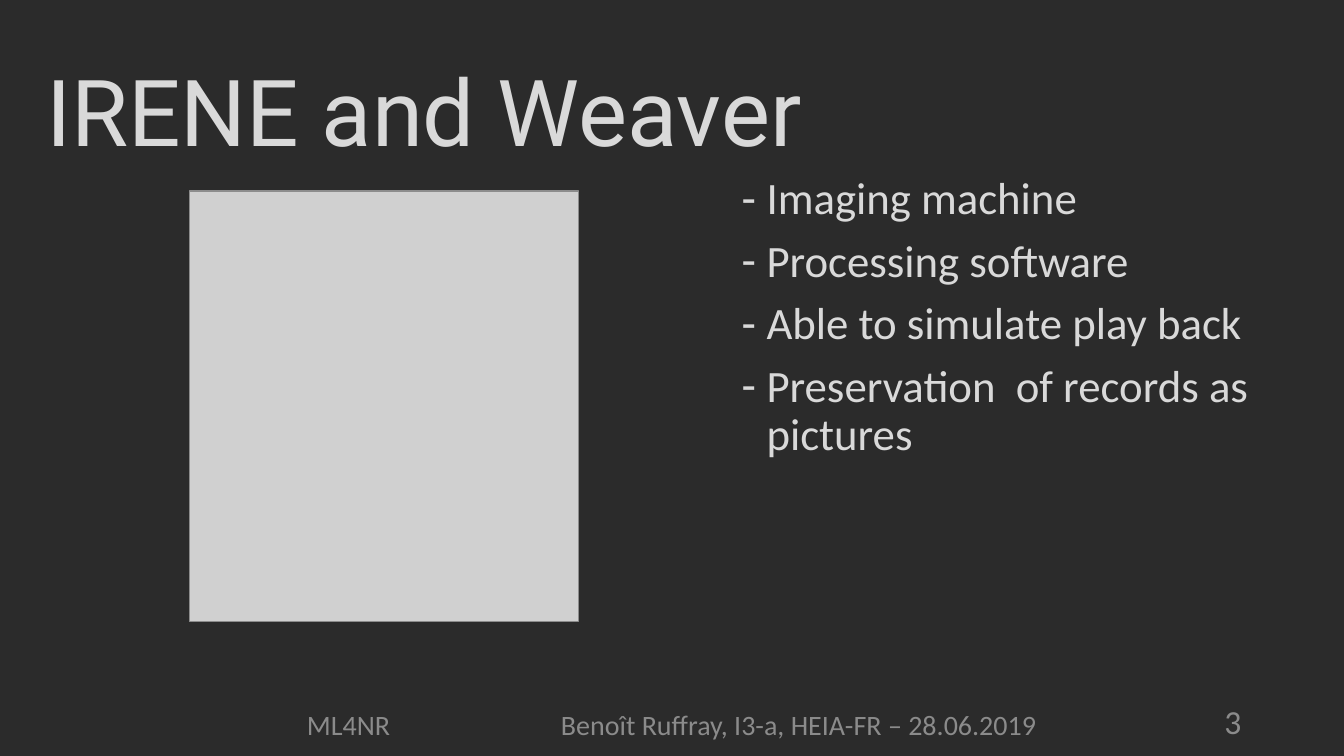
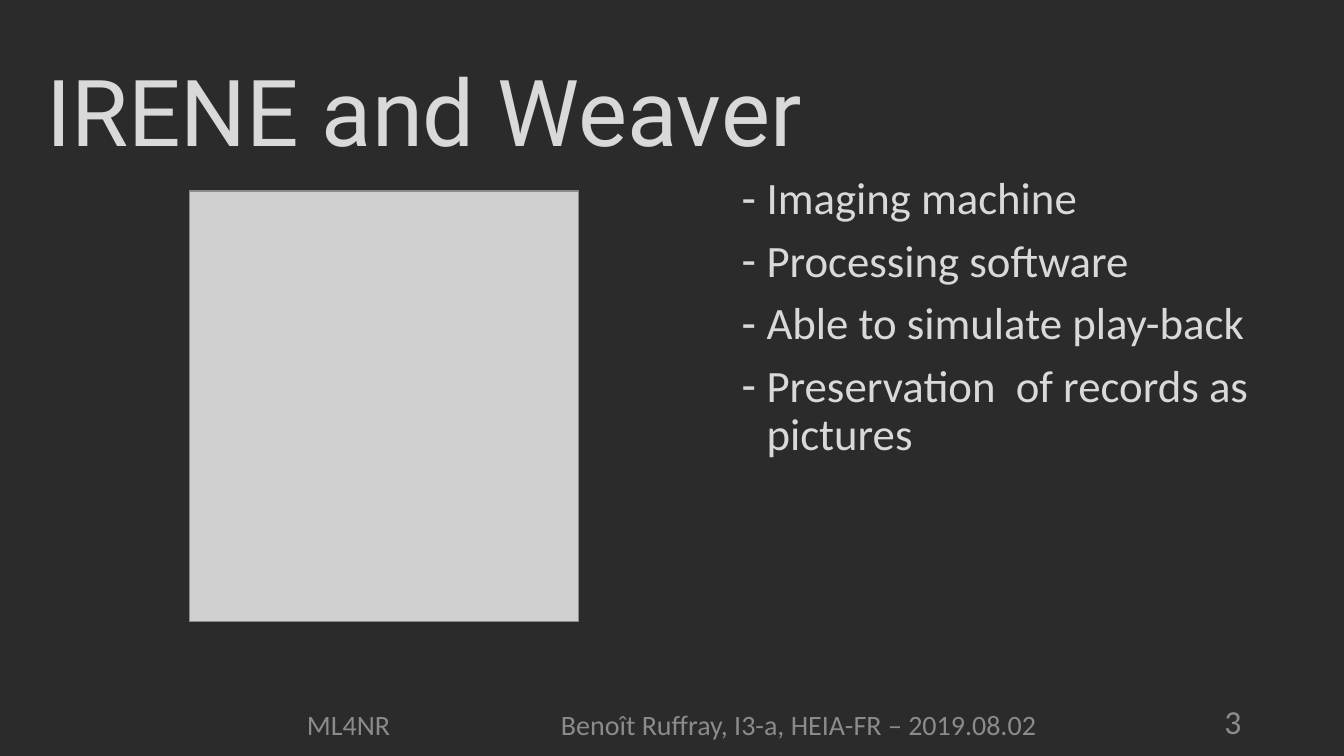
Before and after one commit to Johnatonb/IRENE, a slide deck: slide 3 of doc/presentation/ml4nr.pptx. Drawn at 1344x756 pixels with LibreOffice and Linux fonts; fonts in the diff are those of the drawing; grey boxes stand for pictures; background and template pictures are left out; a plain dark background stands for a picture behind light text. Boxes give left, top, right and bottom in pixels: in the first picture for what was removed or moved away, otherwise in the second. Text is boxed around its words. In the diff, an @@ line names an element or a change of style, - is before the commit and + after.

```diff
--- a/doc/presentation/ml4nr.pptx
+++ b/doc/presentation/ml4nr.pptx
@@ text at (767, 308, 1244, 346): text changed @@
-– Able to simulate play back
+– Able to simulate play-back
@@ text at (307, 716, 1036, 740): text changed @@
-ML4NR Benoît Ruffray, I3-a, HEIA-FR – 28.06.2019
+ML4NR Benoît Ruffray, I3-a, HEIA-FR – 2019.08.02
```
Also in this commit, not shown: 9 other slides changed, 12 slides added, 53 other files.
